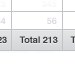
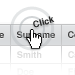
Two versions of the same layered image (75px x 75px). Layer-by-layer changes:
added group "header click" with 9 layers above "lazy loading" over [0, 9, 75, 75]
added group "Group 1 copy" with 5 layers in group "header click" over [13, 9, 55, 49]
added layer "Click copy" in group "Group 1 copy" over [33, 16, 55, 28]
added layer "Layer 16 copy 3" in group "Group 1 copy" over [26, 29, 42, 49]
added layer "Layer 19 copy 3" in group "Group 1 copy" over [13, 9, 52, 48]
added layer "Layer 19 copy 2" in group "Group 1 copy" over [21, 18, 43, 40]
added layer "name Surname Country copy 2" in group "header click" over [0, 31, 75, 38]
added layer "header copy 10" in group "header click" over [0, 22, 75, 75]
added layer "Smith Can Doe Fin copy 2" in group "header click" over [17, 51, 75, 75]
hid group "column footers" (3 layers) over [0, 0, 75, 53]
